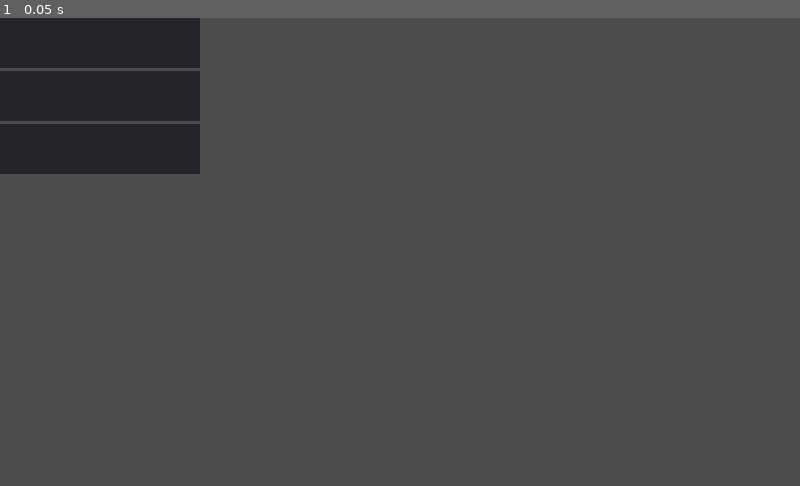
Above: before the commit, frame 1.
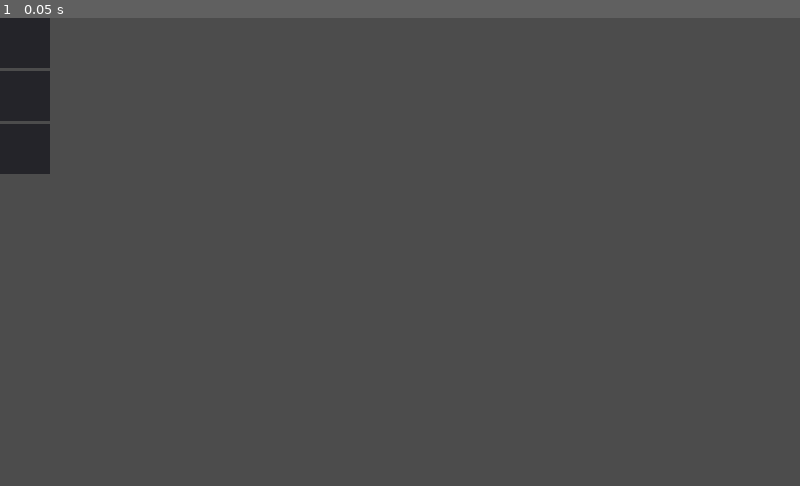
Above: after the commit, the same moment.

Repository: rakkarage/DoubleClick
Game: Godot game, scene res://Parent.tscn
The game is run twice, just before and just after one commit, with the same random seed, the same clock (stepped at 60 frames per second) and the same inputs.
Inputs:
- Up to frame 1 (0.05 s): no input

The runs differ from the first frame. In frame 1, 6.0% of the frame differs, in the area x 6-25%, y 0-34%.

Commit message:
get_rect().has_point

Diff:
--- a/Control.gd
+++ b/Control.gd
@@ -1,5 +1,8 @@
 extends Control
 
 func _input(event: InputEvent) -> void:
-	if event is InputEventMouseButton and event.pressed and event.doubleclick:
-		print("DoubleClick")
+	if event is InputEventMouseButton and not event.pressed:
+		print("single")
+	elif event is InputEventMouseButton and event.pressed and event.doubleclick:
+		if get_rect().has_point(event.global_position):
+			print(event.as_text())
--- a/Control.tscn
+++ b/Control.tscn
@@ -3,9 +3,9 @@
 [ext_resource path="res://Control.gd" type="Script" id=1]
 
 [node name="Control" type="Control"]
-anchor_right = 1.0
-anchor_bottom = 1.0
-rect_min_size = Vector2( 256, 64 )
+margin_right = 64.0
+margin_bottom = 64.0
+rect_min_size = Vector2( 64, 64 )
 script = ExtResource( 1 )
 __meta__ = {
 "_edit_use_anchors_": false
--- /dev/null
+++ b/New.tscn
@@ -0,0 +1,39 @@
+[gd_scene format=2]
+
+[node name="Control" type="Control"]
+anchor_right = 1.0
+anchor_bottom = 1.0
+__meta__ = {
+"_edit_use_anchors_": false
+}
+
+[node name="ScrollContainer" type="ScrollContainer" parent="."]
+anchor_right = 1.0
+anchor_bottom = 1.0
+
+[node name="VBoxContainer" type="VBoxContainer" parent="ScrollContainer"]
+margin_right = 39.0
+margin_bottom = 92.0
+
+[node name="Button0" type="Button" parent="ScrollContainer/VBoxContainer"]
+margin_right = 39.0
+margin_bottom = 20.0
+text = "Test"
+
+[node name="Button1" type="Button" parent="ScrollContainer/VBoxContainer"]
+margin_top = 24.0
+margin_right = 39.0
+margin_bottom = 44.0
+text = "Test"
+
+[node name="Button2" type="Button" parent="ScrollContainer/VBoxContainer"]
+margin_top = 48.0
+margin_right = 39.0
+margin_bottom = 68.0
+text = "Test"
+
+[node name="Button3" type="Button" parent="ScrollContainer/VBoxContainer"]
+margin_top = 72.0
+margin_right = 39.0
+margin_bottom = 92.0
+text = "Test"
--- a/Parent.tscn
+++ b/Parent.tscn
@@ -17,25 +17,15 @@
 }
 
 [node name="VBoxContainer" type="VBoxContainer" parent="ScrollContainer"]
-margin_right = 256.0
+margin_right = 64.0
 margin_bottom = 200.0
 
 [node name="Control" parent="ScrollContainer/VBoxContainer" instance=ExtResource( 1 )]
-anchor_right = 0.0
-anchor_bottom = 0.0
-margin_right = 256.0
-margin_bottom = 64.0
 
 [node name="Control2" parent="ScrollContainer/VBoxContainer" instance=ExtResource( 1 )]
-anchor_right = 0.0
-anchor_bottom = 0.0
 margin_top = 68.0
-margin_right = 256.0
 margin_bottom = 132.0
 
 [node name="Control3" parent="ScrollContainer/VBoxContainer" instance=ExtResource( 1 )]
-anchor_right = 0.0
-anchor_bottom = 0.0
 margin_top = 136.0
-margin_right = 256.0
 margin_bottom = 200.0
